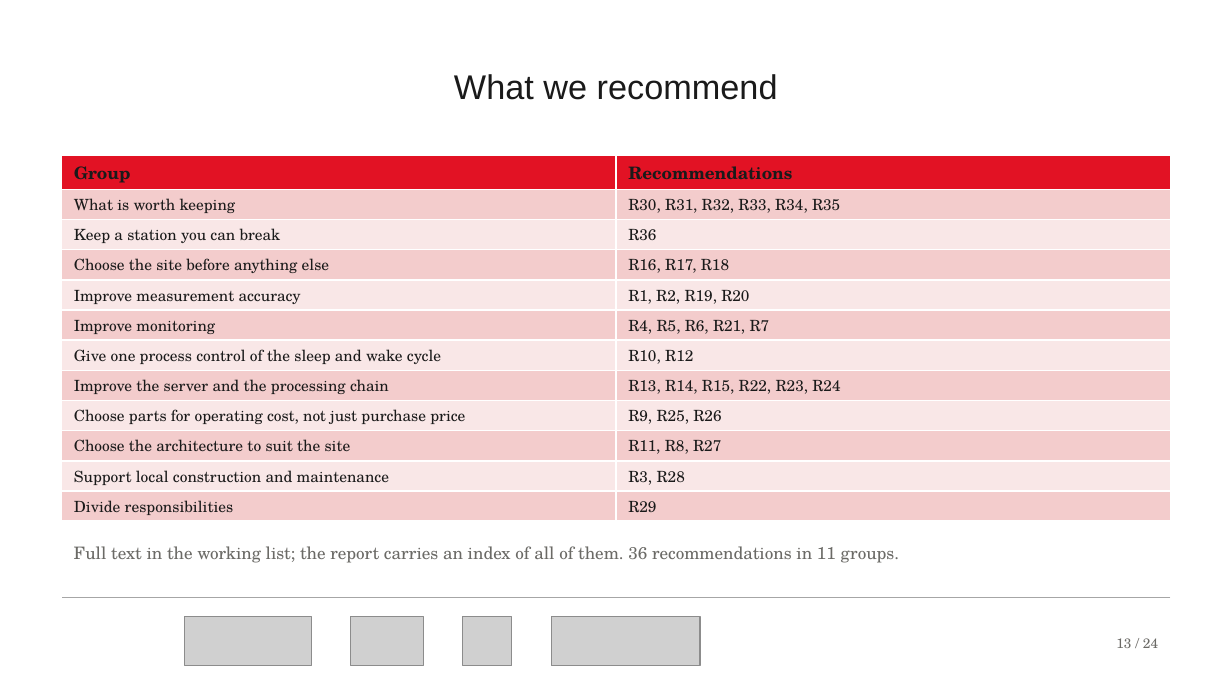
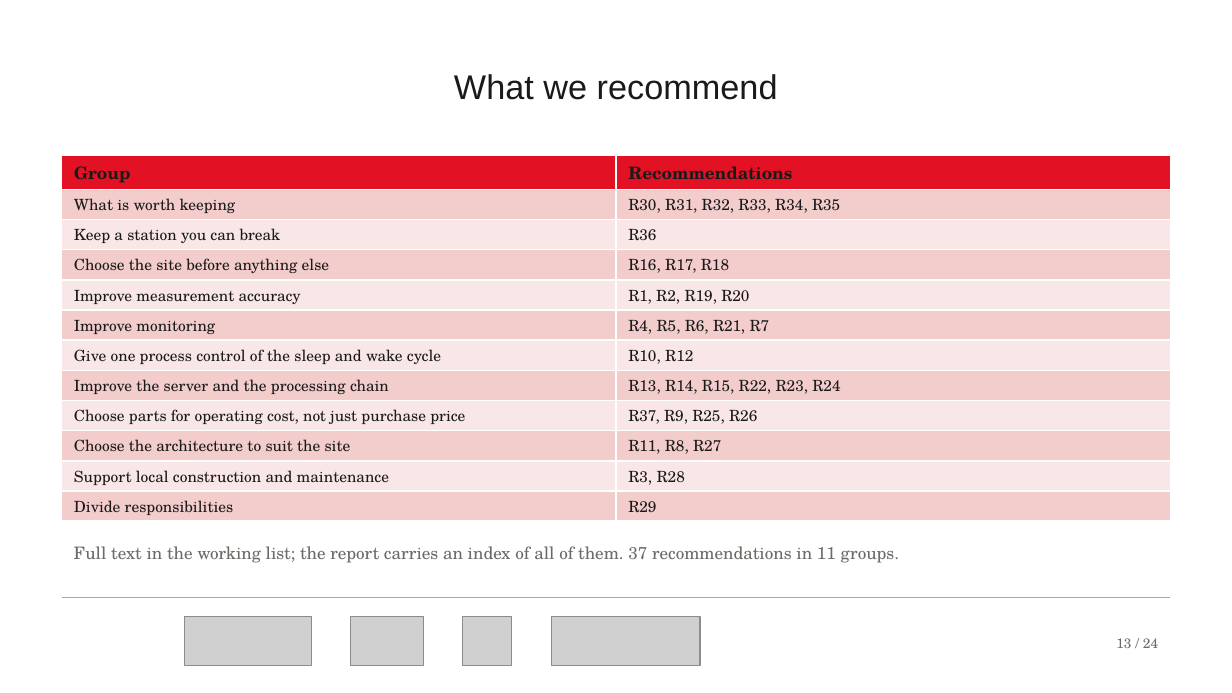
Before and after one commit to tom-jordan23/openrivercam, a slide deck: slide 13 of spring_2026_ID/docs/pdf/REPLICATION_RECOMMENDATIONS_BRIEFING.pptx. Drawn at 1232x693 pixels with LibreOffice and Linux fonts; fonts in the diff are those of the drawing; grey boxes stand for pictures; background and template pictures are left out. Boxes give left, top, right and bottom in pixels: in the first picture for what was removed or moved away, otherwise in the second. Text is boxed around its words. In the diff, an @@ line names an element or a change of style, - is before the commit and + after.

```diff
--- a/spring_2026_ID/docs/pdf/REPLICATION_RECOMMENDATIONS_BRIEFING.pptx
+++ b/spring_2026_ID/docs/pdf/REPLICATION_RECOMMENDATIONS_BRIEFING.pptx
@@ table at (62,155,1170,519) @@
-row 9, column 2: R9, R25, R26
+row 9, column 2: R37, R9, R25, R26
@@ text at (74,546,900,563): text changed @@
-Full text in the working list; the report carries an index of all of them. 36 recommendations in 11 groups.
+Full text in the working list; the report carries an index of all of them. 37 recommendations in 11 groups.
```
Also in this commit, not shown: 2 other slides changed, 4 other files.
